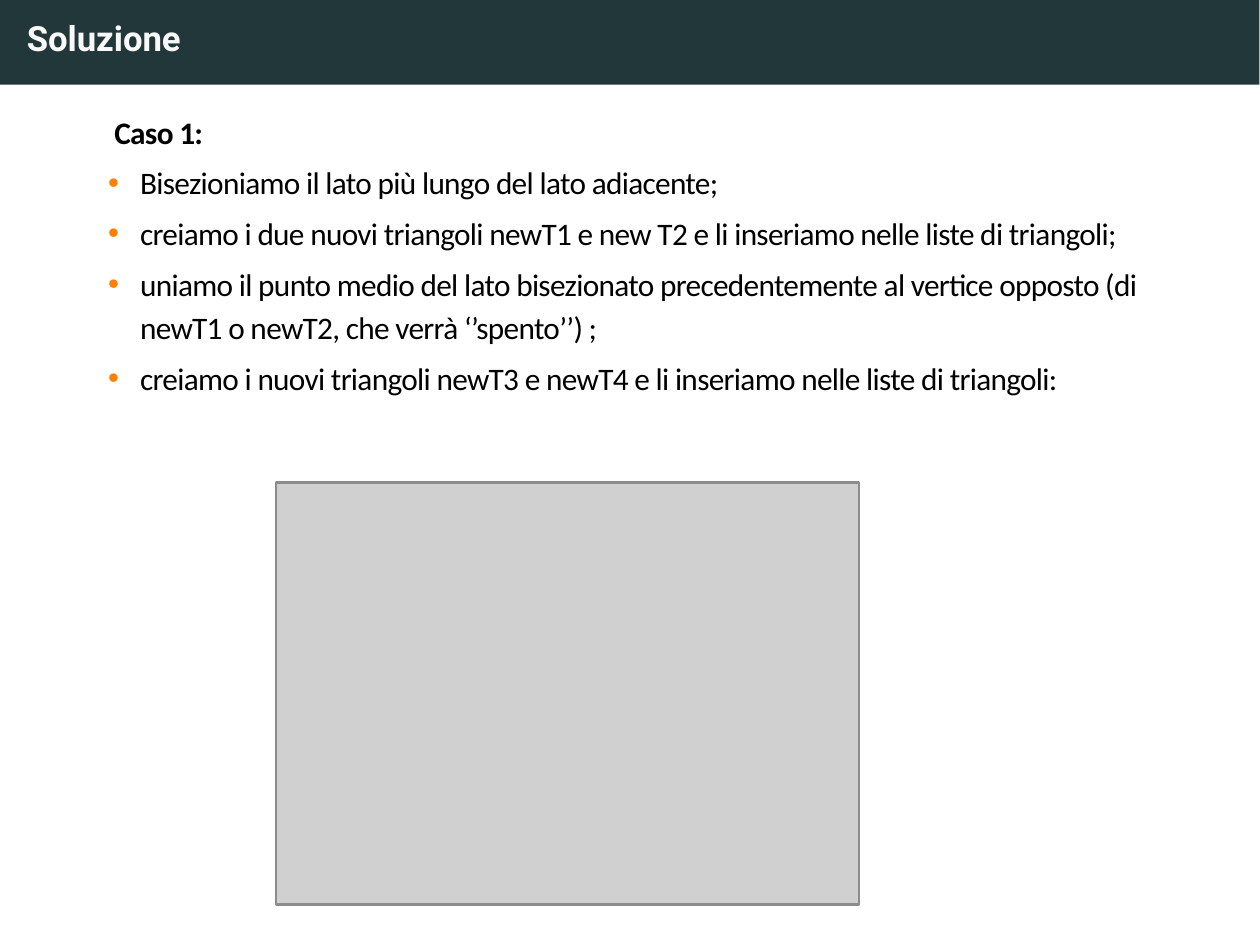
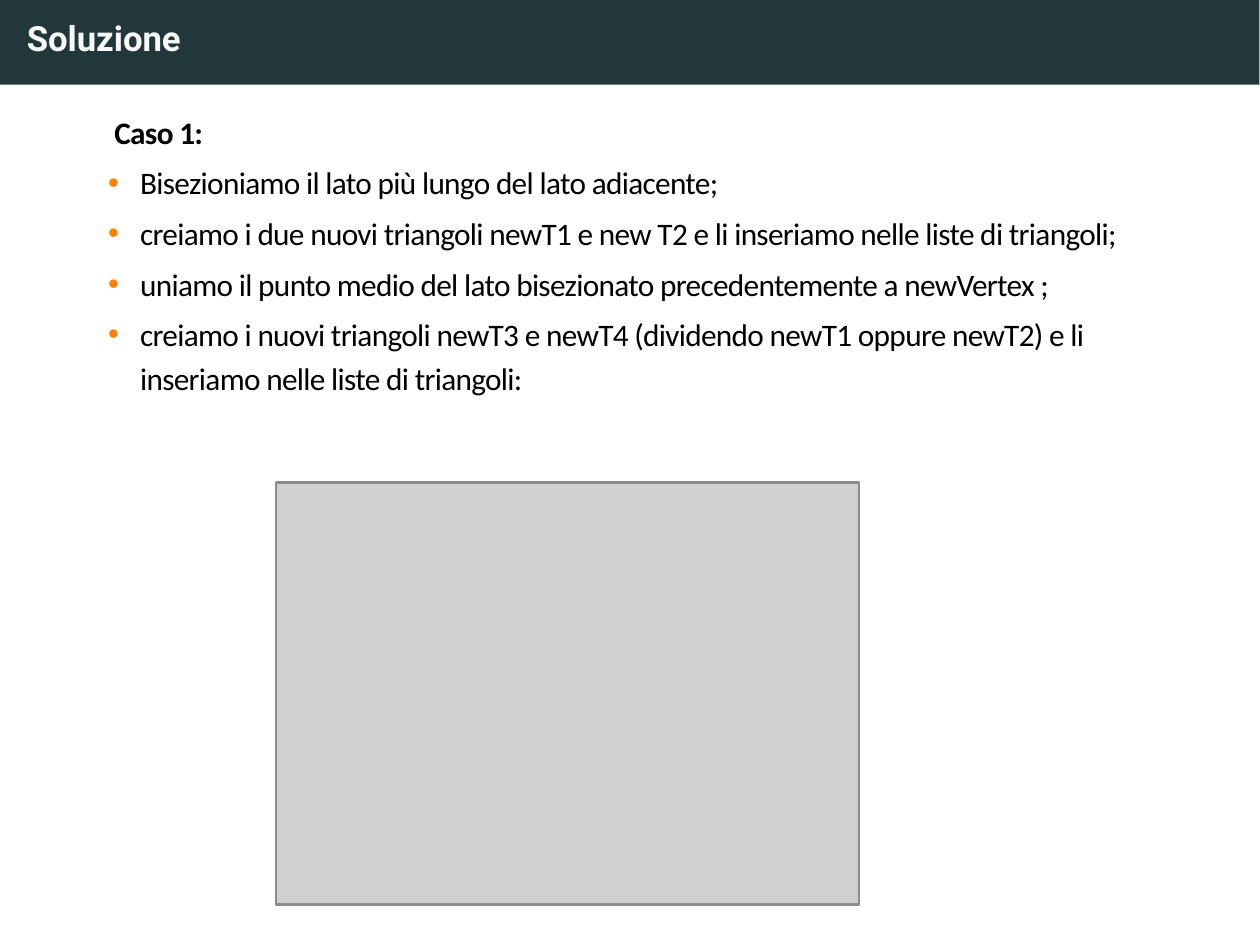
Before and after one commit to MatteoTonti/Progetto_PCS_2023, a slide deck: slide 10 of documentiVari/Presentazione progetto.pptx. Drawn at 1260x946 pixels with LibreOffice and Linux fonts; fonts in the diff are those of the drawing; grey boxes stand for pictures. Boxes give left, top, right and bottom in pixels: in the first picture for what was removed or moved away, otherwise in the second. Text is boxed around its words. In the diff, an @@ line names an element or a change of style, - is before the commit and + after.

```diff
--- a/documentiVari/Presentazione progetto.pptx
+++ b/documentiVari/Presentazione progetto.pptx
@@ text at [140,274,1084,396]: text changed @@
-• uniamo il punto medio del lato bisezionato precedentemente al vertice opposto (di newT1 o newT2, che verrà ‘’spento’’) ;
-• creiamo i nuovi triangoli newT3 e newT4 e li inseriamo nelle liste di triangoli:
+• uniamo il punto medio del lato bisezionato precedentemente a newVertex ;
+• creiamo i nuovi triangoli newT3 e newT4 (dividendo newT1 oppure newT2) e li inseriamo nelle liste di triangoli:
```
Also in this commit, not shown: 5 other slides changed, 1 other file.
